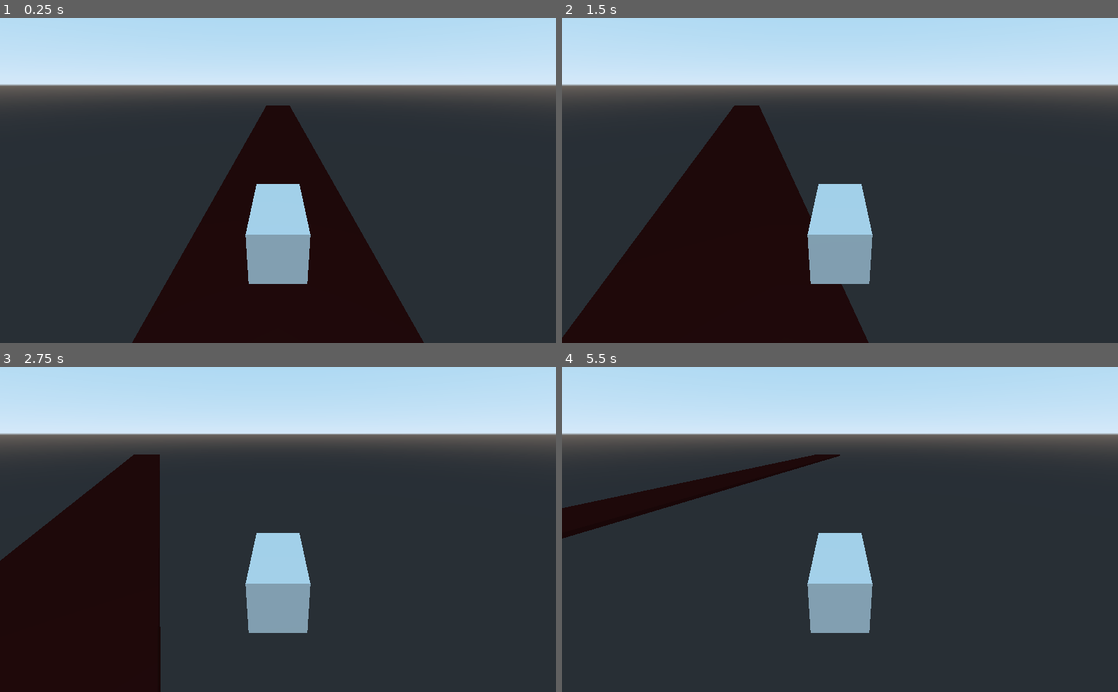
Above: before the commit, frames 1-4 (two rows, left to right).
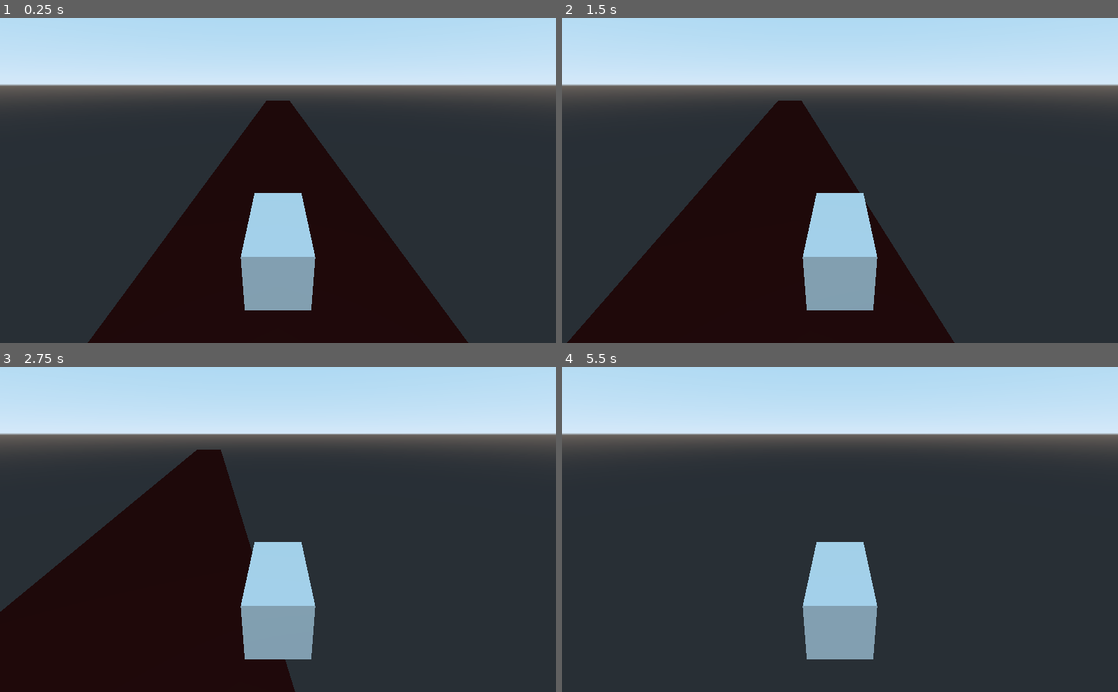
Above: after the commit, the same moments.

Repository: Haxeil/GGJ
Game: Godot game, scene res://Worlds/World.tscn
Two runs of this game, one before a commit and one after it. Both use one fixed random seed, a clock stepped at 60 frames per second and the inputs below.
Inputs:
- Up to frame 1 (0.25 s): no input
- Up to frame 2 (1.5 s): tap Enter at 0.5 s; hold D (right) 0.53-1.28 s; hold A (left) from 1.28 s (still down)
- Up to frame 3 (2.75 s): release A (left) at 2.03 s; hold D (right) from 2.03 s (still down)
- Up to frame 4 (5.5 s): release D (right) at 3.53 s; hold A (left) from 3.53 s (still down)

The runs differ from the first frame. In frame 1, 8.6% of the frame differs, in the area x 15-85%, y 25-100%; in frame 2, 11%; in frame 3, 18%, in the area x 0-57%, y 25-100%; in frame 4, 5.1%.

Commit message:
some additional fixes

Diff:
--- a/Player/Player.gd
+++ b/Player/Player.gd
@@ -6,6 +6,7 @@
 var gravity = 15
 var rotation_speed = PI / 5
 var facing_direction = Vector3(1, 0, 0)
+var rotation_drag = 0.55
 
 func _process(delta):
 	handle_input(delta)
@@ -15,22 +16,22 @@
 	move()
 	move_and_slide(velocity, Vector3.UP)
 
+
 func apply_gravity():
-	if is_on_floor():
+	if $FloorDetection.is_colliding():
 		velocity.y = 0
 	else:
 		velocity.y -= gravity
 
 func handle_input(dt):
 	if Input.is_action_pressed("right"):
-		global_rotation.y -= rotation_speed * dt
-	if Input.is_action_pressed("left"):
-		global_rotation.y += rotation_speed * dt
-
+		global_rotation.y -= lerp(0, rotation_speed * dt, rotation_drag)
+	elif Input.is_action_pressed("left"):
+		global_rotation.y += lerp(0, rotation_speed * dt, rotation_drag)
 
 func move():
 	# no need for normalizing the Vector since cos and sin will give
 	# values -1 < x < 1
 	var direction = Vector3(cos(global_rotation.y), 0, -sin(global_rotation.y))
 
-	velocity = direction * speed
+	velocity = Vector3(direction.x * speed, velocity.y, direction.z * speed)
--- a/Player/Player.tscn
+++ b/Player/Player.tscn
@@ -13,9 +13,14 @@
 script = ExtResource( 1 )
 
 [node name="MeshInstance" type="MeshInstance" parent="."]
-transform = Transform( 1, 0, 0, 0, -4.37114e-08, 1, 0, -1, -4.37114e-08, 0, 0, 0 )
+transform = Transform( 1, 0, 0, 0, -4.37114e-08, 1, 0, -1, -4.37114e-08, -1, 0, 0 )
 mesh = SubResource( 1 )
 
 [node name="CollisionShape" type="CollisionShape" parent="."]
-transform = Transform( 1, 0, 0, 0, -4.37114e-08, 1, 0, -1, -4.37114e-08, 0, 0, 0 )
+transform = Transform( 1, 0, 0, 0, -4.37114e-08, 1, 0, -1, -4.37114e-08, -1, 0, 0 )
 shape = SubResource( 2 )
+
+[node name="FloorDetection" type="RayCast" parent="."]
+transform = Transform( 1, 0, 0, 0, 1, 0, 0, 0, 1, -1, -0.984504, 0 )
+enabled = true
+cast_to = Vector3( 0, -0.2, 0 )
